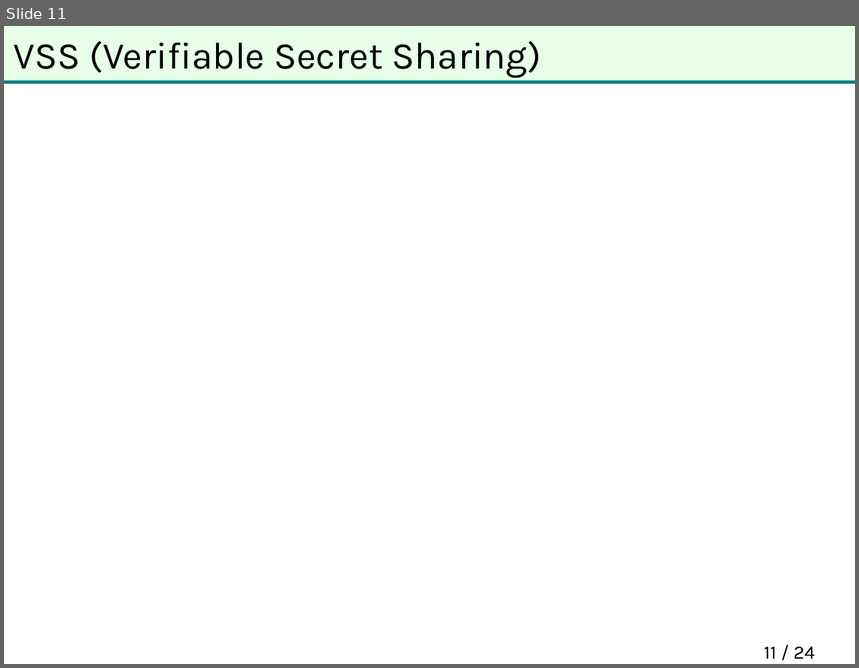
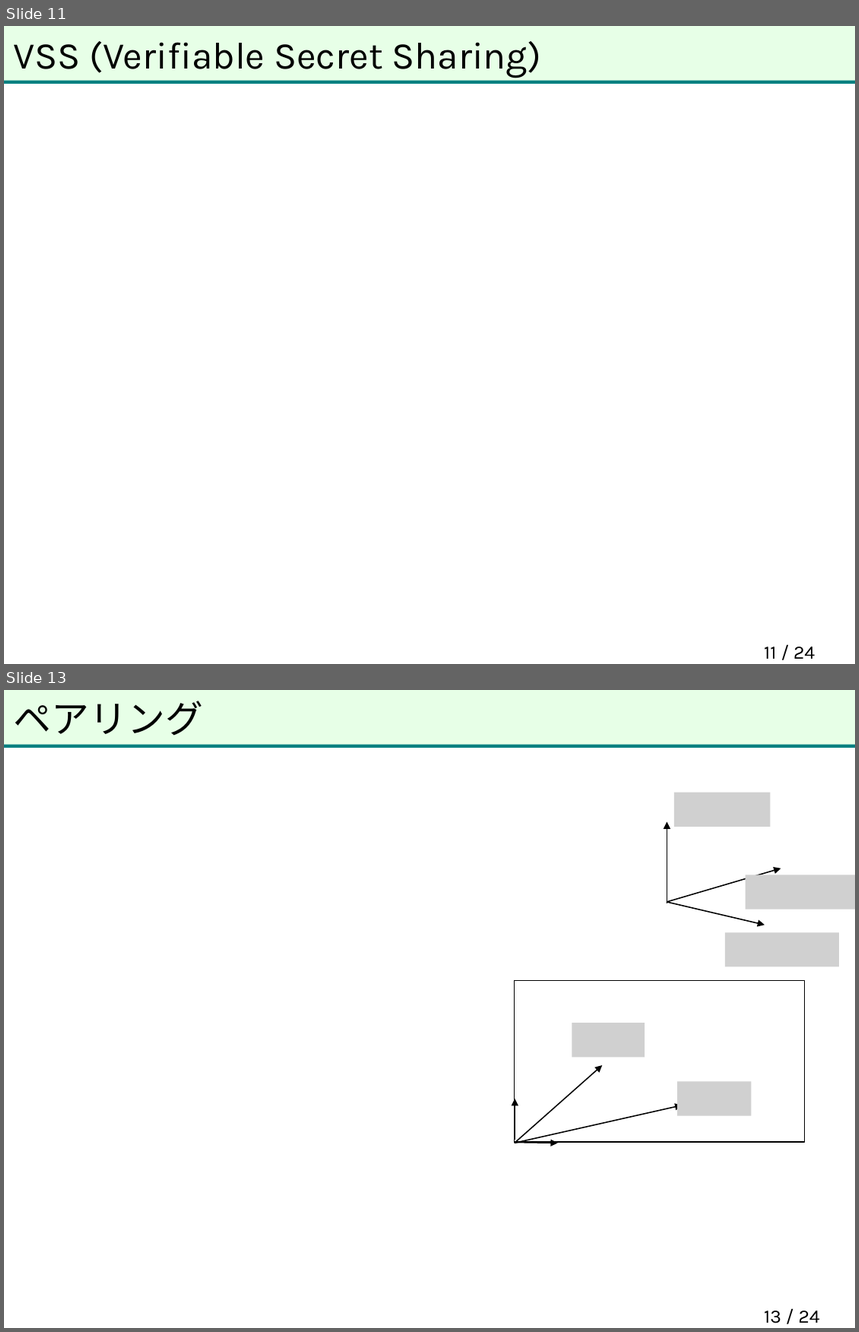
Before and after one commit to herumi/anninbon, a slide deck: lec/anninbon11.pptx. Shown one above the other, each under a label of ours: slide 11 before the commit, slides 11 and 13 after it; the slides between them are not shown. The pictures are 859x668 and 859x1332 pixels, drawn with LibreOffice and Linux fonts; fonts in the diff are those of the drawing; grey boxes stand for pictures; background and template pictures are left out. Boxes give left, top, right and bottom in pixels: in the first picture for what was removed or moved away, otherwise in the second. Text is boxed around its words. In the diff, an @@ line names an element or a change of style, - is before the commit and + after.

Commit message:
add mpc

```diff
--- a/lec/anninbon11.pptx
+++ b/lec/anninbon11.pptx
@@ slide 13 added at [4,690,855,1328], background picture (left out); not listed: 2 template elements that a slide beside it also shows @@
@@ title added at [14,701,203,736], 32 pt, text #000000 @@
+ペアリング
@@ picture added at [674,792,770,826] @@
@@ arrow added from (667, 904) to (667, 822), #000000 1 pt @@
@@ arrow added from (667, 902) to (781, 869), #000000 1 pt @@
@@ picture added at [746,875,855,909] @@
@@ arrow added from (666, 902) to (765, 925), #000000 1 pt @@
@@ picture added at [725,932,839,967] @@
@@ rectangle added at [515,981,805,1142], outline #000000 0.75 pt @@
@@ picture added at [572,1023,645,1057] @@
@@ arrow added from (515, 1143) to (602, 1065), #000000 1 pt @@
@@ arrow added from (515, 1140) to (515, 1099), #000000 1 pt @@
@@ picture added at [677,1081,751,1116] @@
@@ arrow added from (515, 1143) to (683, 1106), #000000 1 pt @@
@@ arrow added from (515, 1143) to (558, 1143), #000000 1 pt @@
@@ page number added at [764,1311,820,1324], 16 pt, text #000000 @@
+13 / 24
```
Also in this commit, not shown: 1 slide changed, 5 other slides added.
